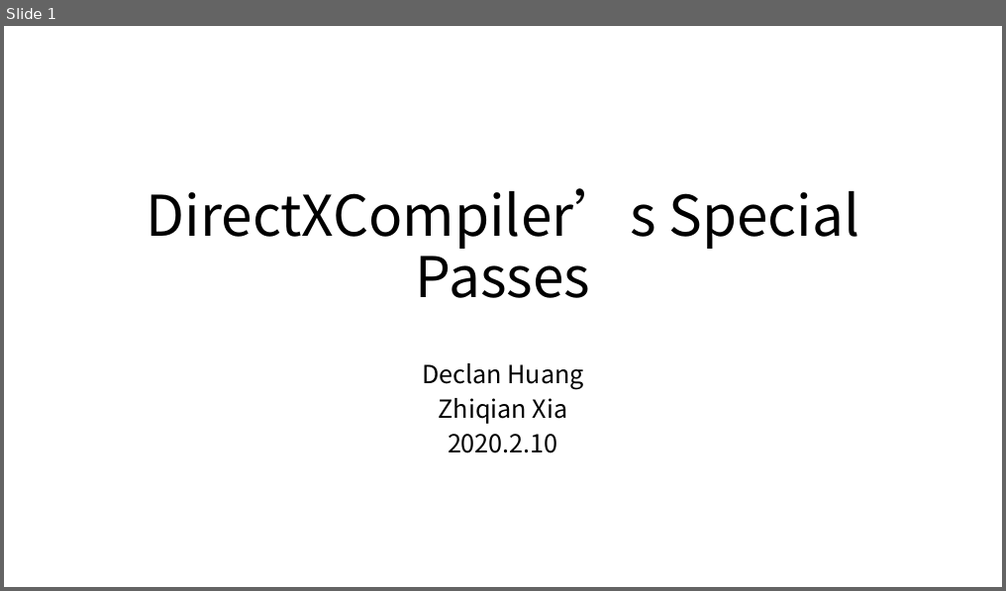
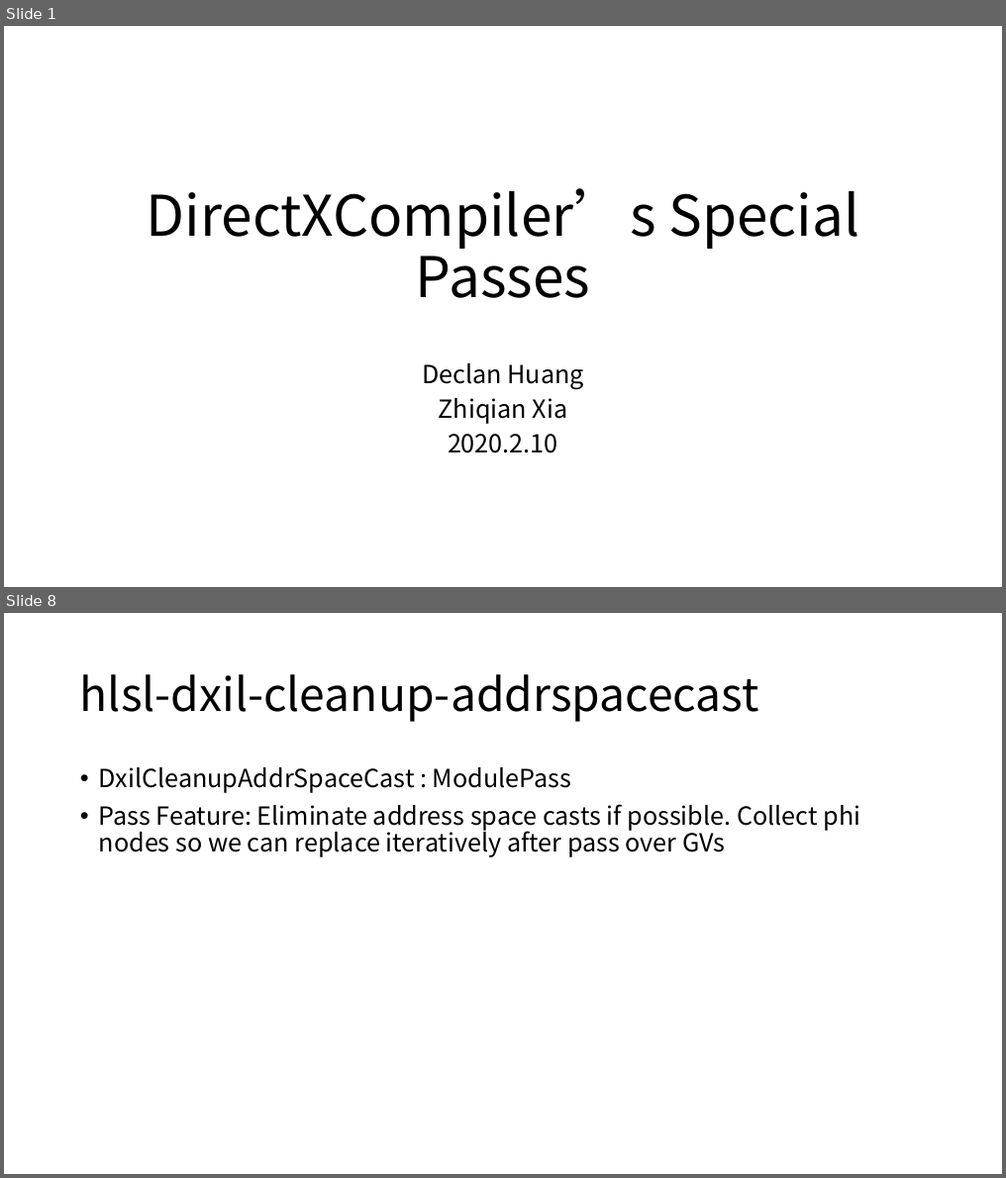
Before and after one commit to xiazhiqian/DXCompiler-Analysis, a slide deck: DirectXShaderCompiler.pptx. Shown one above the other, each under a label of ours: slide 1 before the commit, slides 1 and 8 after it; the slides between them are not shown. The pictures are 1006x591 and 1006x1178 pixels, drawn with LibreOffice and Linux fonts; fonts in the diff are those of the drawing. Boxes give left, top, right and bottom in pixels: in the first picture for what was removed or moved away, otherwise in the second. Text is boxed around its words. In the diff, an @@ line names an element or a change of style, - is before the commit and + after.

Commit message:
add hlsl-dxil-remove-discards && dxil-gvn-hoist

```diff
--- a/DirectXShaderCompiler.pptx
+++ b/DirectXShaderCompiler.pptx
@@ slide 8 added at <box>4,613,1002,1174</box>, background #FFFFFF @@
@@ title added at <box>80,674,759,722</box>, 44 pt, text #000000 @@
+hlsl-dxil-cleanup-addrspacecast
@@ text added at <box>99,767,860,858</box>, 24 pt, text #000000 @@
+• DxilCleanupAddrSpaceCast : ModulePass
+• Pass Feature: Eliminate address space casts if possible. Collect phi nodes so we can replace iteratively after pass over GVs
```
Also in this commit, not shown: 6 slides changed, 3 other slides added.
